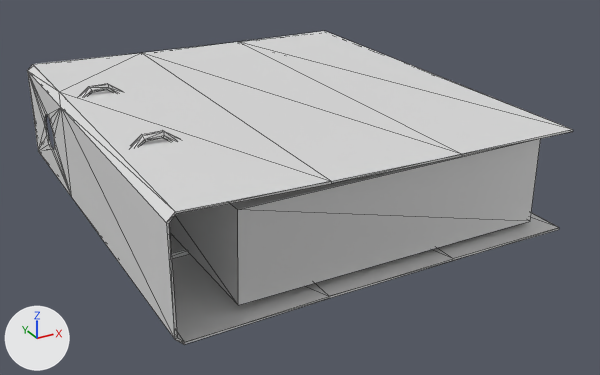
An edit to the COLLADA model models/meshes/folder.dae, drawn before and after from the same camera.
Both versions are drawn from a camera (50 mm lens) standing at (-0.263, -0.524, 0.26) and looking at (0.012, -0.023, 0.01). Arrows for +X, +Y and +Z are at lower left; the lights stay in place. Mesh edges are drawn as thin lines. Where no turn or scale is listed for an object, it has been applied to the vertices.

The older version as bpy lines, for what is in view:
```python
mat_folder = principled_material('Folder')
mat_folder.base_color = (0.8, 0.8, 0.8)  # white #e7e7e7
mat_folder.metallic = 0.198
me_folder = bpy.data.meshes.new('Folder')
me_folder.from_pydata(...)  # 72 vertices, 144 faces; spans x -0.14..0.14, y -0.16..0.16, z -0.04..0.04
me_folder.materials.append(mat_folder)  # white #e7e7e7
me_folder_clamps = bpy.data.meshes.new('Folder_Clamps')
me_folder_clamps.from_pydata(...)  # 108 vertices, 184 faces; spans x -0.026..0.0246, y -0.068..0.068, z -0.0028..0.0817
me_folder_clamps.materials.append(mat_folder_clamps)  # white #e7e7e7
me_folder_papers = bpy.data.meshes.new('Folder_Papers')
me_folder_papers.from_pydata(...)  # 8 vertices, 12 faces; spans x 0.005..0.233, y -0.151..0.151, z 0.004..0.064
me_folder_papers.materials.append(mat_paper)  # white #e7e7e7
ob_folder1 = bpy.data.objects.new('Folder1', me_folder)
ob_folder1.location = (0.0, 0.0, 0.04)
ob_folder_clamps = bpy.data.objects.new('Folder_Clamps', me_folder_clamps)
ob_folder_clamps.location = (-0.1055, 0.0, 0.0038)
ob_folder_papers = bpy.data.objects.new('Folder_Papers', me_folder_papers)
ob_folder_papers.location = (-0.1074, 0.0, 0.0042)
```
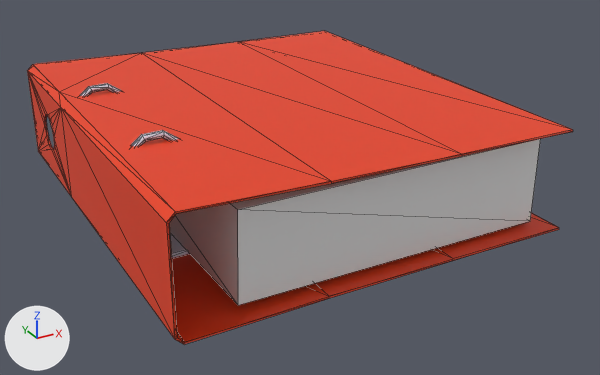
The newer file is also turned or shifted as a whole; pictures and numbers use the older file's frame.

Diff of the bpy script that builds the scene:
```diff
--- a/models/meshes/folder.dae.py
+++ b/models/meshes/folder.dae.py
@@ mat_folder @@
 mat_folder = principled_material('Folder')
-mat_folder.base_color = (0.8, 0.8, 0.8)  # white #e7e7e7
+mat_folder.base_color = (0.828, 0.0491, 0.00724)  # orange #eb3f14
 mat_folder.metallic = 0.198
```

Where the change shows, as pixel boxes (x1, y1, x2, y2) in the pictures (600 x 375 px):
'Folder1', recoloured: (27, 31, 573, 344) in both
